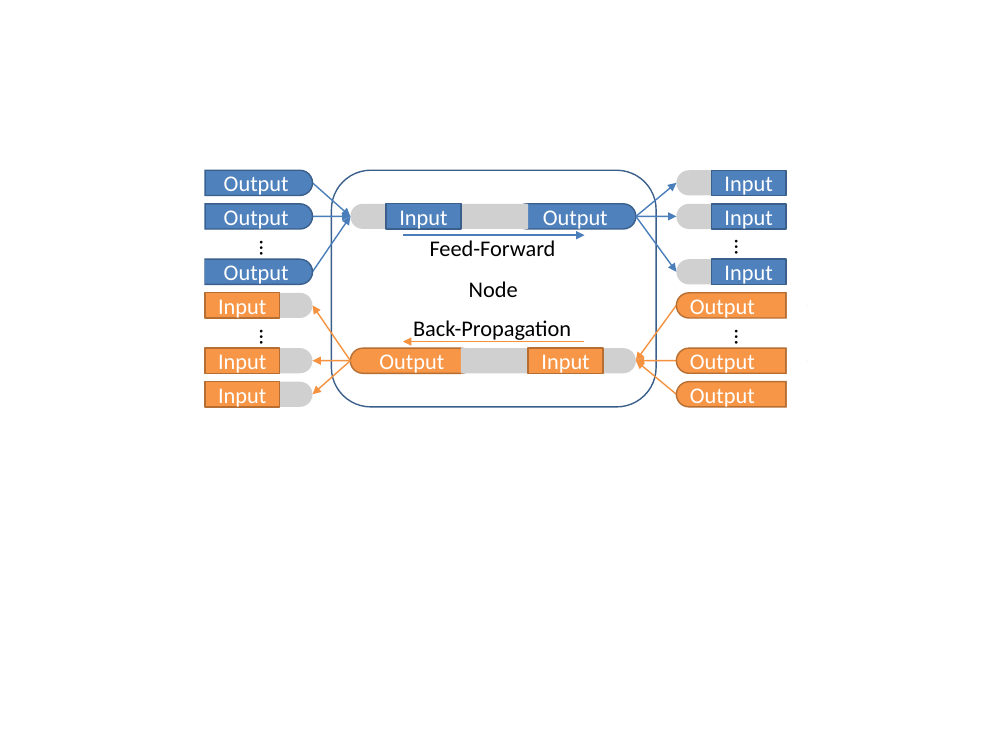
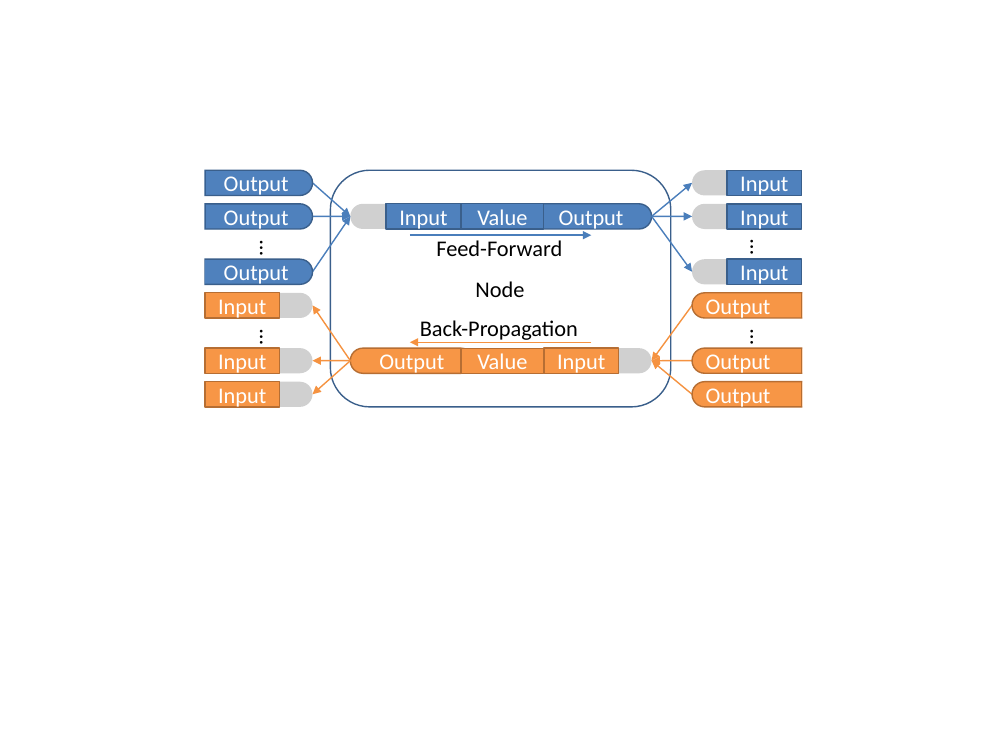
Before and after one commit to wenduow/BeefNet, a slide deck: slide 7 of trunk/pic/pic.pptx. Drawn at 1008x756 pixels with LibreOffice and Linux fonts; fonts in the diff are those of the drawing; grey boxes stand for pictures. Boxes give left, top, right and bottom in pixels: in the first picture for what was removed or moved away, otherwise in the second. Text is boxed around its words. In the diff, an @@ line names an element or a change of style, - is before the commit and + after.

```diff
--- a/trunk/pic/pic.pptx
+++ b/trunk/pic/pic.pptx
@@ rounded rectangle: place and size @@
-rounded rectangle at [332,170,656,407]
+rounded rectangle at [331,170,671,407]
@@ 6 arrows, 5 rectangles, 4 rounded rectangles, 4 pictures, 3 lines, 2 texts: place and size @@
-6 arrows, 5 rectangles, 4 rounded rectangles, 4 pictures, 3 lines, 2 texts at [515,170,808,416]
+6 arrows, 5 rectangles, 4 rounded rectangles, 4 pictures, 3 lines, 2 texts at [530,170,824,416]
@@ picture removed at [461,204,528,229] @@
@@ rectangle added at [461,204,543,229], fill #4F81BD, outline #3A5F8C 1 pt, 16 pt, text #FFFFFF @@
+Value
@@ 3 texts, 2 arrows: place and size @@
-3 texts, 2 arrows at [403,235,585,342]
+3 texts, 2 arrows at [410,235,592,343]
@@ picture removed at [461,348,528,373] @@
@@ rectangle added at [461,349,543,374], fill #F79646, outline #B76F34 1 pt, 16 pt, text #FFFFFF @@
+Value
```
Also in this commit, not shown: 1 slide added, 1 slide removed, 4 other files.
